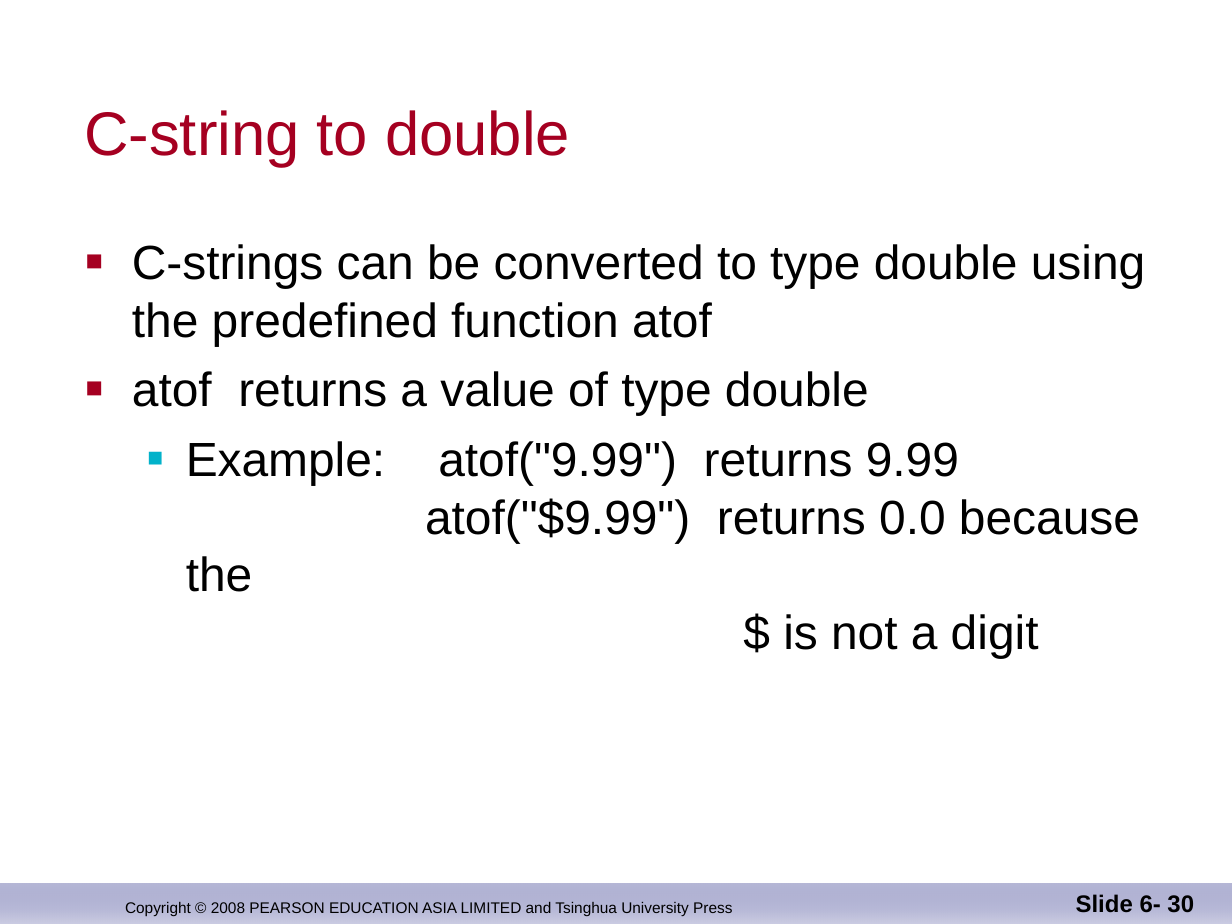
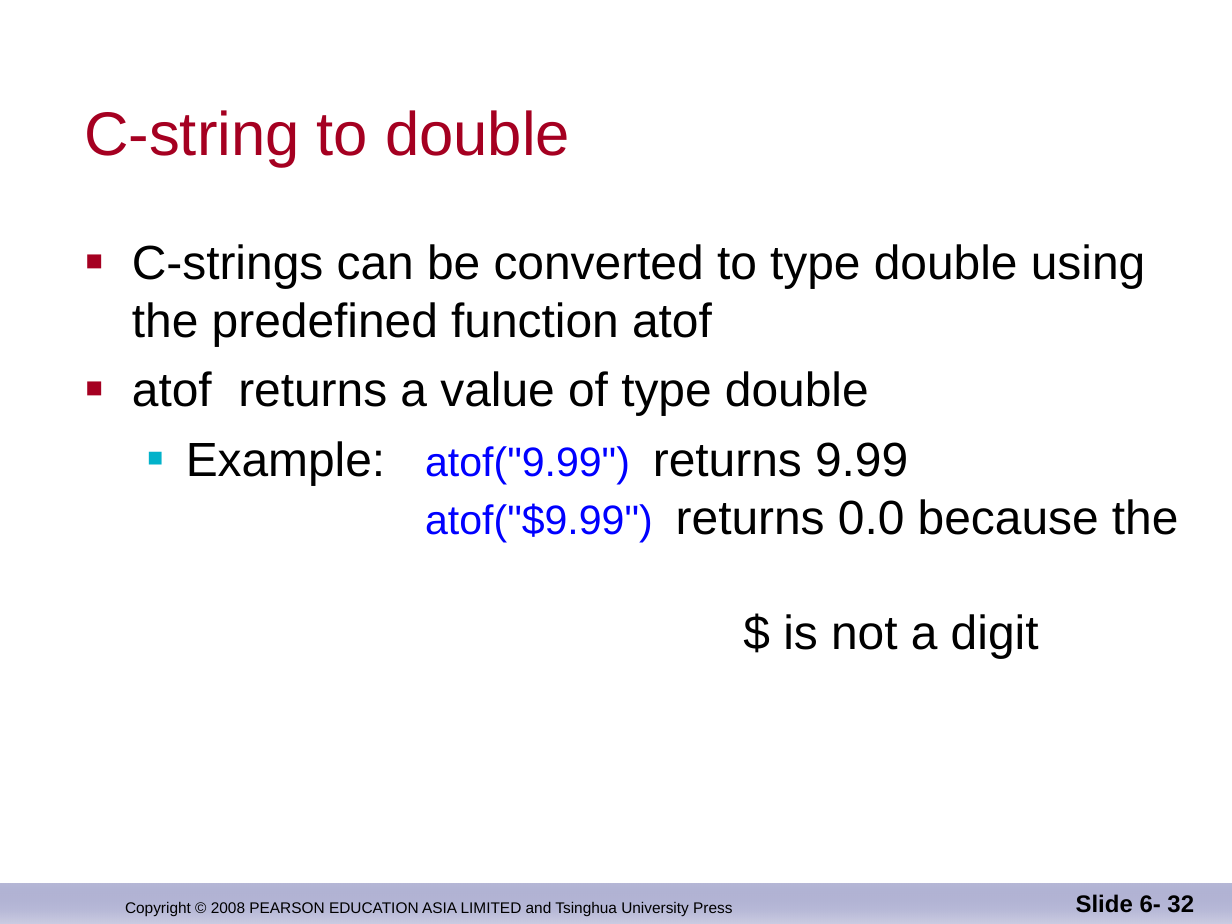
Before and after one commit to djuanbei/CPLUSPLUS, a slide deck: slide 32 of ppt/Chapter 8.ppt (slide 30 before the commit). Drawn at 1232x924 pixels with LibreOffice and Linux fonts; fonts in the diff are those of the drawing; background and template pictures are left out. Boxes give left, top, right and bottom in pixels: in the first picture for what was removed or moved away, otherwise in the second. Text is boxed around its words. In the diff, an @@ line names an element or a change of style, - is before the commit and + after.

```diff
--- a/ppt/Chapter 8.ppt
+++ b/ppt/Chapter 8.ppt
@@ text at (186, 441, 1179, 658): size 28 to 24 pt, text colour #000000 to #0000FF in "atof("9.99") atof("$9.99")" @@
@@ page number at (1076, 894, 1194, 913): text changed @@
-Slide 6- 30
+Slide 6- 32
```
Also in this commit, not shown: 6 other slides changed, 3 slides added, 1 other file.
